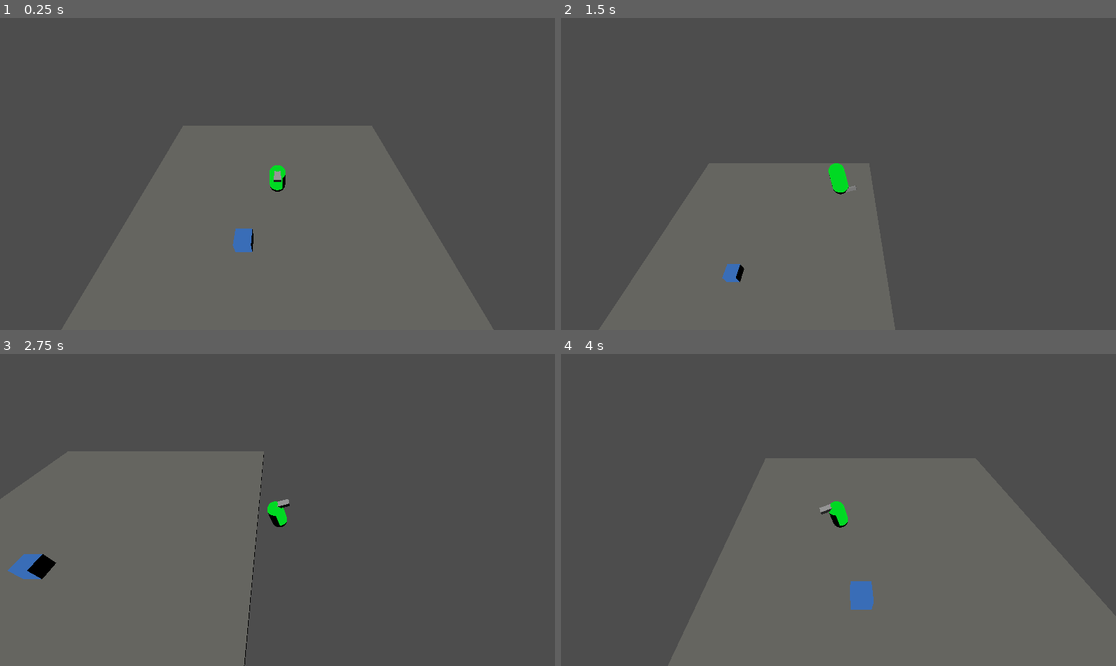
Above: before the commit, frames 1-4 (two rows, left to right).
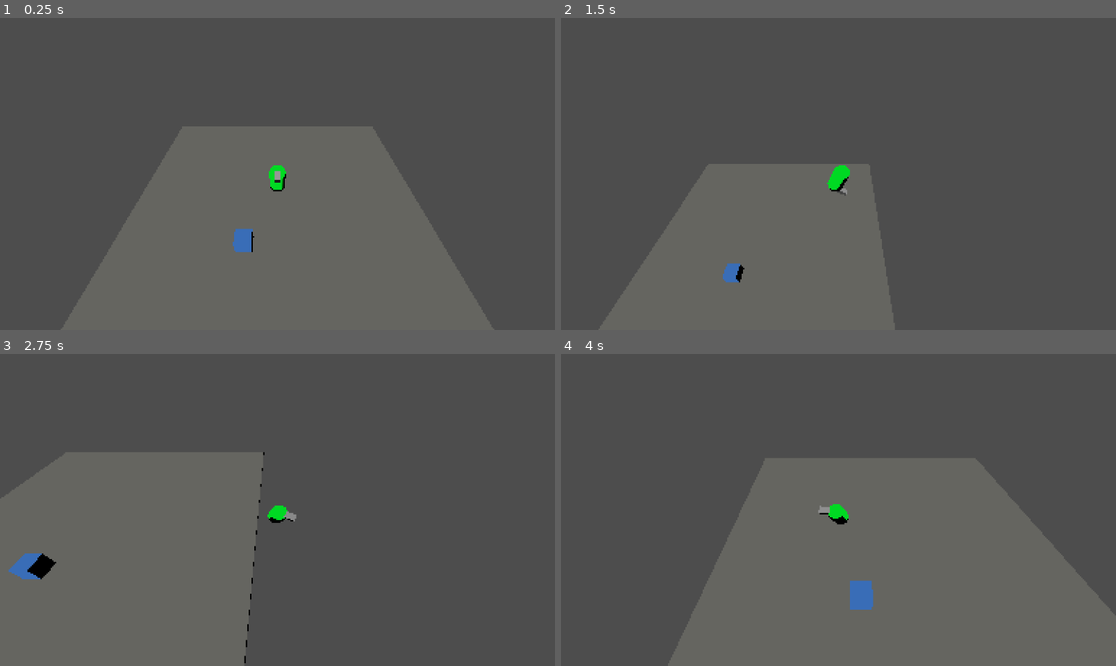
Above: after the commit, the same moments.

Repository: nschwei/PondScum
Game: Godot game, scene res://Scenes/GreyBox.tscn
Same seed, same stepped clock (60 frames per second), same inputs: the game is played once before the commit and once after it.
Inputs (mouse positions are in pixels of both pictures, inside the frame that each line leads up to):
- Up to frame 1 (0.25 s): no input
- Up to frame 2 (1.5 s): move the mouse to (960, 158) at 0.52 s; hold D (move_right) 0.53-1.28 s; hold Right mouse button (side_flip) 0.53-1.28 s; tap Space (jump) at 0.77 s; move the mouse to (727, 189) at 1.27 s; hold Q (reverse, bound only after the commit) from 1.28 s (still down); click (727, 189) at 1.35 s
- Up to frame 3 (2.75 s): tap Space (jump) at 1.52 s; right-click (166, 525) at 1.55 s; move the mouse to (333, 441) at 2.02 s; release Q (reverse, bound only after the commit) at 2.03 s; hold D (move_right) from 2.03 s (still down); hold Right mouse button (side_flip) from 2.03 s (still down)
- Up to frame 4 (4 s): move the mouse to (810, 572) at 2.77 s; release D (move_right) at 2.78 s; release Right mouse button (side_flip) at 2.78 s; hold W (move_forward) 2.78-3.53 s; right-click (810, 572) at 2.85 s; tap Space (jump) at 3.02, 3.77 s; move the mouse to (1005, 556) at 3.52 s; press the mouse at (1005, 556) at 3.53 s; hold A (move_left) from 3.53 s (still down); right-click (1005, 556) at 3.8 s

The runs differ from the first frame. In frame 1, less than 0.1% of the frame differs, in the area x 41-52%, y 47-76%; in frame 2, 0.2%; in frame 3, 0.3%, in the area x 1-54%, y 31-100%; in frame 4, 0.2%.

Commit message:
Shaders and points
Added the pixel post processing effect and added detection for landing upright. This will modify the number of points you gain when landing

Diff:
--- /dev/null
+++ b/Materials/pixel_shader_mat.tres
@@ -0,0 +1,9 @@
+[gd_resource type="ShaderMaterial" load_steps=2 format=3 uid="uid://cmwx3qnv1o0sv"]
+
+[ext_resource type="Shader" path="res://Shader/outline.gdshader" id="1_3lwjy"]
+
+[resource]
+render_priority = 0
+shader = ExtResource("1_3lwjy")
+shader_parameter/depth_threshold = 0.05
+shader_parameter/darken_amount = 0.1
--- a/PlayerObj/Player.tscn
+++ b/PlayerObj/Player.tscn
@@ -16,6 +16,7 @@
 movement_speed = 500
 jump_strength = 15
 gravity_strength = 15
+turn_speed = 6
 
 [node name="PlayerMesh" type="MeshInstance3D" parent="."]
 material_override = ExtResource("1_lm2e7")
--- a/Scenes/GreyBox.tscn
+++ b/Scenes/GreyBox.tscn
@@ -1,35 +1,64 @@
-[gd_scene load_steps=8 format=3 uid="uid://bg3b0na8xx75u"]
+[gd_scene load_steps=10 format=3 uid="uid://bg3b0na8xx75u"]
 
 [ext_resource type="Material" uid="uid://1v2slhbdewwt" path="res://Materials/GeryBoxMat_2.tres" id="1_e50fr"]
 [ext_resource type="Material" uid="uid://cj8esijty2q1e" path="res://Materials/GeryBoxMat.tres" id="1_kdowq"]
 [ext_resource type="Script" path="res://Scripts/Game_Manager.gd" id="1_q4rcx"]
 [ext_resource type="PackedScene" uid="uid://bq8s650jq4518" path="res://EnvironObj/GreyBoxWall.tscn" id="2_50knn"]
 [ext_resource type="PackedScene" uid="uid://dkw6i4na6714r" path="res://PlayerObj/Player.tscn" id="3_aeydj"]
+[ext_resource type="Material" uid="uid://cmwx3qnv1o0sv" path="res://Materials/pixel_shader_mat.tres" id="6_0ophq"]
 
 [sub_resource type="BoxMesh" id="BoxMesh_hqrv5"]
 
 [sub_resource type="BoxShape3D" id="BoxShape3D_1ma6f"]
 
+[sub_resource type="QuadMesh" id="QuadMesh_dpoee"]
+material = ExtResource("6_0ophq")
+flip_faces = true
+size = Vector2(2, 2)
+
 [node name="Game" type="Node3D"]
 script = ExtResource("1_q4rcx")
 
-[node name="Floor" type="MeshInstance3D" parent="."]
+[node name="PixelView" type="SubViewportContainer" parent="."]
+texture_filter = 1
+anchors_preset = 15
+anchor_right = 1.0
+anchor_bottom = 1.0
+grow_horizontal = 2
+grow_vertical = 2
+size_flags_horizontal = 4
+stretch = true
+stretch_shrink = 3
+
+[node name="SubViewport" type="SubViewport" parent="PixelView"]
+handle_input_locally = false
+size = Vector2i(384, 216)
+render_target_update_mode = 4
+
+[node name="Level" type="Node3D" parent="PixelView/SubViewport"]
+
+[node name="Floor" type="MeshInstance3D" parent="PixelView/SubViewport/Level"]
 transform = Transform3D(20, 0, 0, 0, 0.2, 0, 0, 0, 20, 0, 0, 0)
 material_override = ExtResource("1_e50fr")
 mesh = SubResource("BoxMesh_hqrv5")
+skeleton = NodePath("../../../..")
 surface_material_override/0 = ExtResource("1_kdowq")
 
-[node name="StaticBody3D" type="StaticBody3D" parent="Floor"]
+[node name="StaticBody3D" type="StaticBody3D" parent="PixelView/SubViewport/Level/Floor"]
 
-[node name="CollisionShape3D" type="CollisionShape3D" parent="Floor/StaticBody3D"]
+[node name="CollisionShape3D" type="CollisionShape3D" parent="PixelView/SubViewport/Level/Floor/StaticBody3D"]
 shape = SubResource("BoxShape3D_1ma6f")
 
-[node name="GreyBoxWall" parent="." instance=ExtResource("2_50knn")]
+[node name="GreyBoxWall" parent="PixelView/SubViewport/Level" instance=ExtResource("2_50knn")]
 transform = Transform3D(1, 0, 0, 0, 1, 0, 0, 0, 1, -1.97588, 0.555329, 3.17155)
 
-[node name="Player" parent="." instance=ExtResource("3_aeydj")]
+[node name="Player" parent="PixelView/SubViewport/Level" instance=ExtResource("3_aeydj")]
 unique_name_in_owner = true
 transform = Transform3D(1, 0, 0, 0, 1, 0, 0, 0, 1, 0, 3.02299, 0)
 
-[node name="DirectionalLight3D" type="DirectionalLight3D" parent="."]
-transform = Transform3D(0.388272, 0.920601, -0.0417079, -0.0180773, 0.0528586, 0.998438, 0.921368, -0.386911, 0.0371654, -4.73197, 8.81186, 0)
+[node name="DirectionalLight3D" type="DirectionalLight3D" parent="PixelView/SubViewport/Level"]
+transform = Transform3D(0.388272, 0.920601, -0.0417079, -0.0180773, 0.0528586, 0.998438, 0.921368, -0.386912, 0.0371655, -4.73197, 8.81186, 0)
+
+[node name="MeshInstance3D" type="MeshInstance3D" parent="PixelView/SubViewport"]
+extra_cull_margin = 16384.0
+mesh = SubResource("QuadMesh_dpoee")
--- a/Scripts/player.gd
+++ b/Scripts/player.gd
@@ -15,19 +15,20 @@
 var rotation_direction: float
 var gravity = 0
 var on_floor = false
-var is_spinning = false
-var starting_rot: Quaternion
+
+### TRICK TIME ###
 var rot_track_x = 0
 var rot_track_y = 0
 
-var points = 0
+var trick_points = 0
+var total_points = 0
 
+### refs to things ###
 @onready var model = $PlayerMesh
 
 # Called when the node enters the scene tree for the first time.
 func _ready():
 	print(model.rotation)
-	#starting_rot = Quaternion(Vector3(0,0,0), 0)
 	pass # Replace with function body.
 
 
@@ -86,6 +87,13 @@
 	if Input.is_action_just_pressed("jump"):
 		if (is_on_floor()): jump()
 
+	# Reverse Hold button to reverse direction
+	if Input.is_action_just_pressed("reverse"):
+		turn_speed = -turn_speed
+	# Return to normal on key release
+	if Input.is_action_just_released("reverse"):
+		turn_speed = - turn_speed
+
 	# tricking
 	if not is_on_floor():
 
@@ -95,10 +103,29 @@
 			rot_track_x += (turn_speed*delta)
 		if Input.is_action_pressed("side_flip"):
 			model.rotate_object_local(Vector3(0,0,1), turn_speed*delta)
+			rot_track_y += (turn_speed*delta)
+
+		# detect a full rotation
+		detect_rot()
+
+
+func detect_rot():
+
+	# if over a full add points
+	if rot_track_x > 2*PI - .1*PI:
+		trick_points += 1
+		rot_track_x = 0
+		print('full front flip')
+
+	if rot_track_y > 2*PI - .1*PI:
+		trick_points += 1
+		rot_track_y = 0
+		print('full side flip')
 
 func gain_points():
-	points += 1
-	score_points.emit(points)
+	score_points.emit(trick_points)
+	print(trick_points)
+	trick_points = 0
 
 ##################################################
 # Gravity
@@ -110,9 +137,23 @@
 		# stop apply force and let us spin again
 		gravity = 0
 		if not on_floor:
-			print('landed')
-			on_floor = true
-			gain_points()
+			landing()
+
+func landing():
+	on_floor = true
+
+	# reset tracking
+	rot_track_x = 0
+	rot_track_y = 0
+
+	# multiply score if upright
+	var xy_rot = Vector2(model.rotation.x, model.rotation.z)
+	print(xy_rot.length())
+	if xy_rot.length() < 0.6:
+		print("landed upright")
+		trick_points *= 2
+	# apply points
+	gain_points()
 
 func jump():
 	on_floor = false
@@ -120,7 +161,4 @@
 
 func restore_rot():
 	print('return to normal')
-	#var current = Quaternion(model.transform.basis)
-	#var smoothrot = current.slerp(starting_rot, .5)
-	#model.transform.basis = Basis(smoothrot)
 	model.rotation = Vector3(0,0,0)
--- /dev/null
+++ b/Shader/outline.gdshader
@@ -0,0 +1,60 @@
+shader_type spatial;
+render_mode unshaded;
+
+uniform sampler2D screen_texture : source_color, hint_screen_texture, filter_nearest;
+uniform sampler2D depth_texture : source_color, hint_depth_texture, filter_nearest;
+//uniform sampler2D normal_texture : source_color, hint_normal_roughness_texture, filter_nearest;
+
+uniform float depth_threshold : hint_range(0.0, 1.0) = 0.05;
+uniform float darken_amount : hint_range(0.0, 1.0, 0.01) = 0.3;
+
+float get_depth(vec2 screen_uv, mat4 inv_projection_matrix) {
+	float depth = texture(depth_texture, screen_uv).r;
+	vec3 ndc = vec3(screen_uv * 2.0 - 1.0, depth);
+	vec4 view = inv_projection_matrix * vec4(ndc, 1.0);
+	view.xyz /= view.w;
+	return (-view.z);
+}
+
+void vertex() {
+	POSITION = vec4(VERTEX, 1.0);
+}
+
+void fragment() {
+	float depth = get_depth(SCREEN_UV, INV_PROJECTION_MATRIX);
+	vec2 texel_size = 1.0 / VIEWPORT_SIZE.xy;
+
+	vec2 uvs[4];
+	uvs[0] = vec2(SCREEN_UV.x, SCREEN_UV.y + texel_size.y);
+	uvs[1] = vec2(SCREEN_UV.x, SCREEN_UV.y - texel_size.y);
+	uvs[2] = vec2(SCREEN_UV.x + texel_size.x, SCREEN_UV.y);
+	uvs[3] = vec2(SCREEN_UV.x - texel_size.x, SCREEN_UV.y);
+
+	float depth_diff = 0.0;
+	float nearest_depth = depth;
+	vec2 nearest_uv = SCREEN_UV;
+
+	for (int i=0; i < 4; i++) {
+		float d = get_depth(uvs[i], INV_PROJECTION_MATRIX);
+		depth_diff += depth - d;
+
+		if (d < nearest_depth) {
+			nearest_depth = d;
+			nearest_uv = uvs[i];
+		}
+
+	}
+	float depth_edge = step(depth_threshold, depth_diff);
+
+	vec3 original = texture(screen_texture, SCREEN_UV).rgb;
+	vec3 nearest = texture(screen_texture, nearest_uv).rgb;
+	vec3 edge_mix = mix(original, nearest * darken_amount, depth_edge);
+	ALBEDO = edge_mix;
+}
+
+
+
+//void light() {
+	// Called for every pixel for every light affecting the material.
+	// Uncomment to replace the default light processing function with this one.
+//}
--- a/project.godot
+++ b/project.godot
@@ -52,8 +52,12 @@
 "events": [Object(InputEventMouseButton,"resource_local_to_scene":false,"resource_name":"","device":-1,"window_id":0,"a …(258 unchanged characters)…
 ]
 }
+reverse={
+"deadzone": 0.5,
+"events": [Object(InputEventKey,"resource_local_to_scene":false,"resource_name":"","device":-1,"window_id":0,"alt_pressed":false,"shift_pressed":false,"ctrl_pressed":false,"meta_pressed":false,"pressed":false,"keycode":0,"physical_keycode":81,"key_label":0,"unicode":113,"echo":false,"script":null)
+]
+}
 
 [rendering]
 
-renderer/rendering_method="gl_compatibility"
-renderer/rendering_method.mobile="gl_compatibility"
+renderer/rendering_method="mobile"
Not shown, added: PlayerObj/Pla337.tmp
Not shown, added: PlayerObj/Pla740F.tmp
